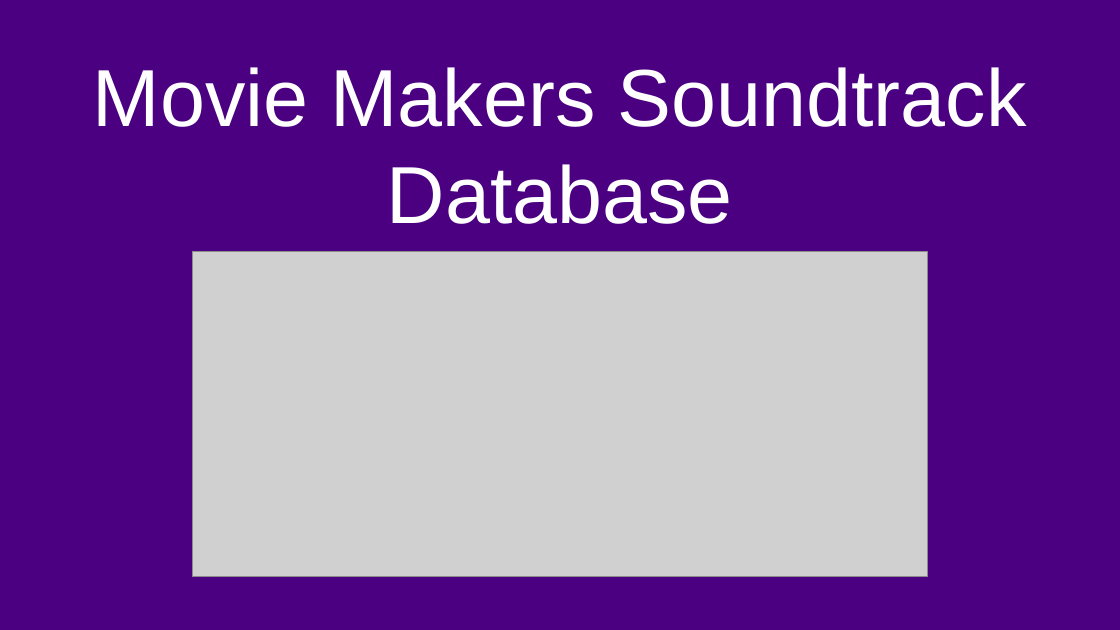
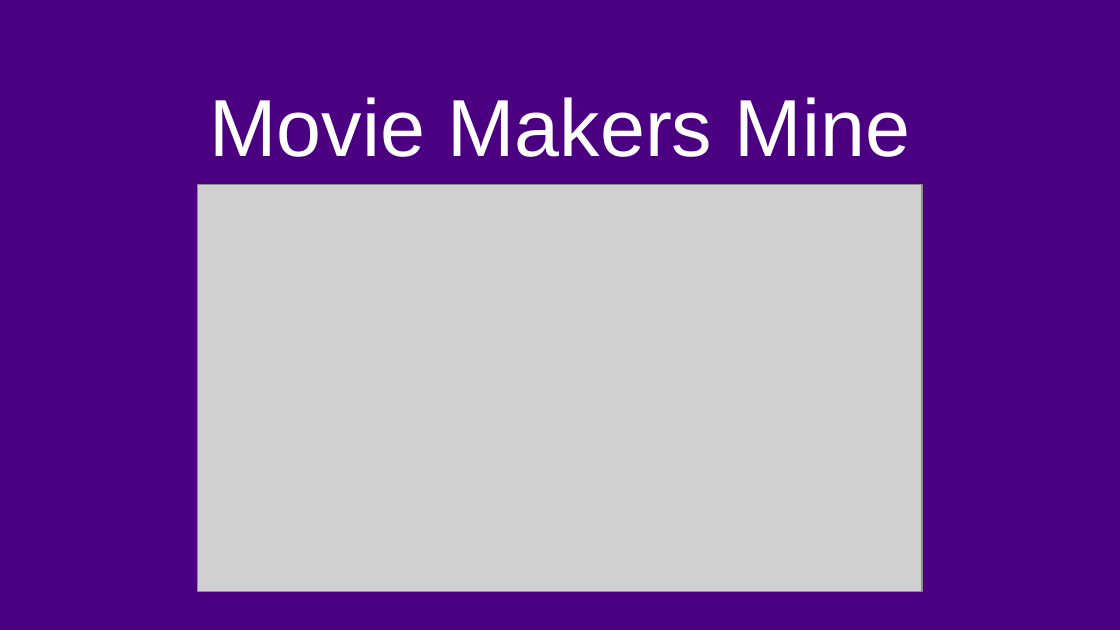
Before and after one commit to breakfireaus/Movie-database, a slide deck: slide 1 of file-storage/Project Presentation.pptx. Drawn at 1120x630 pixels with LibreOffice and Linux fonts; fonts in the diff are those of the drawing; grey boxes stand for pictures. Boxes give left, top, right and bottom in pixels: in the first picture for what was removed or moved away, otherwise in the second. Text is boxed around its words. In the diff, an @@ line names an element or a change of style, - is before the commit and + after.

```diff
--- a/file-storage/Project Presentation.pptx
+++ b/file-storage/Project Presentation.pptx
@@ title at (x1=210, y1=97, x2=910, y2=157): text changed @@
-Movie Makers Soundtrack Database
+Movie Makers Mine
@@ picture resized from (x1=193, y1=251, x2=928, y2=576) to (x1=198, y1=184, x2=923, y2=591) @@
```
Also in this commit, not shown: 3 other slides changed, 1 other file.
